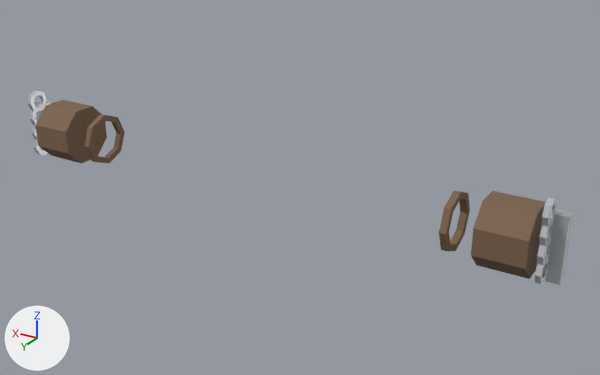
Renders of the glTF model client/public/models/items/ironknuckles.glb from each side of a commit.
The view is the same before and after, from a 50 mm camera at (-2.21, 1.42, 1.59) aimed at (-0.2, -1.93, -0.09). Arrows for +X, +Y and +Z are at lower left; the lights stay in place. The picture after the commit comes second. Vertices at exactly the same position are counted once.

In view in the first picture: 'Fist1L', 'Fist1R', 'Fist2L', 'Fist2R', 'LowerArmL', 'LowerArmR'.
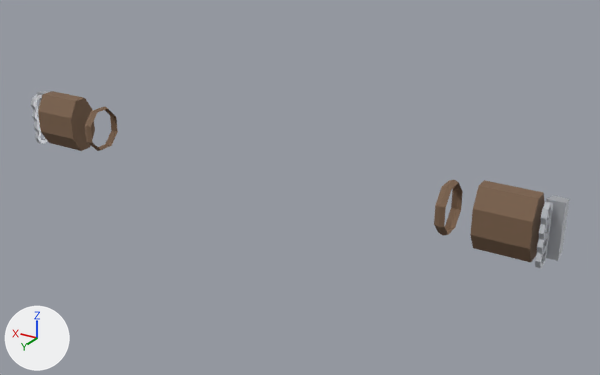
Commit message: M70.368: the fist weapons were built for a boxing glove

What the commit changed:
me_fist1l_002 is used by ob_fist1l; location (0.0, 0.0, 0.0).
me_fist1l_002 had 16 vertices, 28 faces and spanned x 1.2..1.44, y -2.017..-1.703, z -0.197..0.117.
me_fist1l_002 now has 16 vertices, 28 faces and spans x 1.18..1.44, y -1.907..-1.733, z -0.112..0.188.
me_fist1l_002 part 1: the whole mesh is scaled about its middle by (1.08, 0.553, 0.953), then moved by (-0.01, 0.04, 0.078).
me_fist1r_002 is used by ob_fist1r; location (0.0, 0.0, 0.0).
me_fist1r_002 had 16 vertices, 28 faces and spanned x -1.44..-1.2, y -2.017..-1.703, z -0.197..0.117.
me_fist1r_002 now has 16 vertices, 28 faces and spans x -1.44..-1.18, y -1.907..-1.733, z -0.112..0.188.
me_fist1r_002 part 2: the whole mesh is scaled about its middle by (1.08, 0.553, 0.953), then moved by (0.01, 0.04, 0.078).
me_fist2r_002 is used by ob_fist2r; location (0.0, 0.0, 0.0).
me_fist2r_002 had 136 vertices, 268 faces and spanned x -1.565..-1.475, y -1.905..-1.717, z -0.2..0.203.
me_fist2r_002 now has 136 vertices, 268 faces and spans x -1.54..-1.46, y -1.91..-1.729, z -0.121..0.181.
me_fist2r_002 part 3: the loose piece of 8 vertices spanning x -1.565..-1.475, y -1.905..-1.815, z -0.2..0.12 is scaled about its middle by (0.889, 0.889, 0.844), then moved by (0.02, -0.01, 0.078).
me_fist2r_002 part 4: the loose piece of 32 vertices spanning x -1.503..-1.477, y -1.843..-1.717, z -0.193..-0.067 is scaled about its middle by (0.833, 0.802, 0.802), then moved by (0.01, 0.0, 0.06).
me_fist2r_002 part 5: the loose piece of 32 vertices spanning x -1.503..-1.477, y -1.843..-1.717, z -0.103..0.023 is scaled about its middle by (0.833, 0.802, 0.802), then moved by (0.01, 0.0, 0.035).
me_fist2r_002 part 6: the loose piece of 32 vertices spanning x -1.503..-1.477, y -1.843..-1.717, z -0.013..0.113 is scaled about its middle by (0.833, 0.802, 0.802), then moved by (0.01, 0.0, 0.01).
me_fist2r_002 part 7: the loose piece of 32 vertices spanning x -1.503..-1.477, y -1.843..-1.717, z 0.077..0.203 is scaled about its middle by (0.833, 0.802, 0.802), then moved by (0.01, 0.0, -0.01).
me_lowerarml_002 is used by ob_lowerarml; location (0.0, 0.0, 0.0).
me_lowerarml_002 had 32 vertices, 64 faces and spanned x 1.043..1.077, y -2.007..-1.713, z -0.187..0.107.
me_lowerarml_002 now has 24 vertices, 32 faces and spans x 1.016..1.064, y -1.93..-1.71, z -0.082..0.158.
me_lowerarml_002 part 8: the whole mesh is rebuilt.
me_lowerarmr_002 is used by ob_lowerarmr; location (0.0, 0.0, 0.0).
me_lowerarmr_002 had 32 vertices, 64 faces and spanned x -1.077..-1.043, y -2.007..-1.713, z -0.187..0.107.
me_lowerarmr_002 now has 24 vertices, 32 faces and spans x -1.064..-1.016, y -1.93..-1.71, z -0.082..0.158.
me_lowerarmr_002 part 9: the whole mesh is rebuilt.

Boxes [x1, y1, x2, y2] around the edits, measured in the pictures (600 x 375 px; the box of a moved part takes in the faces that stretch with it):
'Fist1R', moved, rescaled (7% shorter): before [471, 191, 546, 279]; after [470, 180, 545, 262]
'Fist1L', moved, rescaled (19% narrower): before [36, 100, 107, 163]; after [38, 91, 95, 151]
'Fist2R', reshaped (10% narrower, 17% shorter): before [535, 197, 573, 285]; after [535, 195, 569, 268]
'LowerArmR', reshaped (6% narrower, 8% shorter): before [439, 191, 470, 252]; after [434, 180, 463, 236]
'LowerArmL', reshaped (17% narrower, 8% shorter): before [84, 114, 125, 163]; after [84, 106, 118, 151]
part 3 of me_fist2r_002, moved or reshaped: before [544, 209, 573, 285]; after [546, 196, 569, 261]
part 4 of me_fist2r_002, moved or reshaped: before [535, 257, 548, 284]; after [535, 246, 547, 268]
part 5 of me_fist2r_002, moved or reshaped: before [537, 238, 551, 265]; after [537, 232, 549, 254]
part 6 of me_fist2r_002, moved or reshaped: before [539, 218, 554, 246]; after [539, 218, 551, 240]
part 7 of me_fist2r_002, moved or reshaped: before [542, 197, 557, 226]; after [541, 202, 553, 225]
